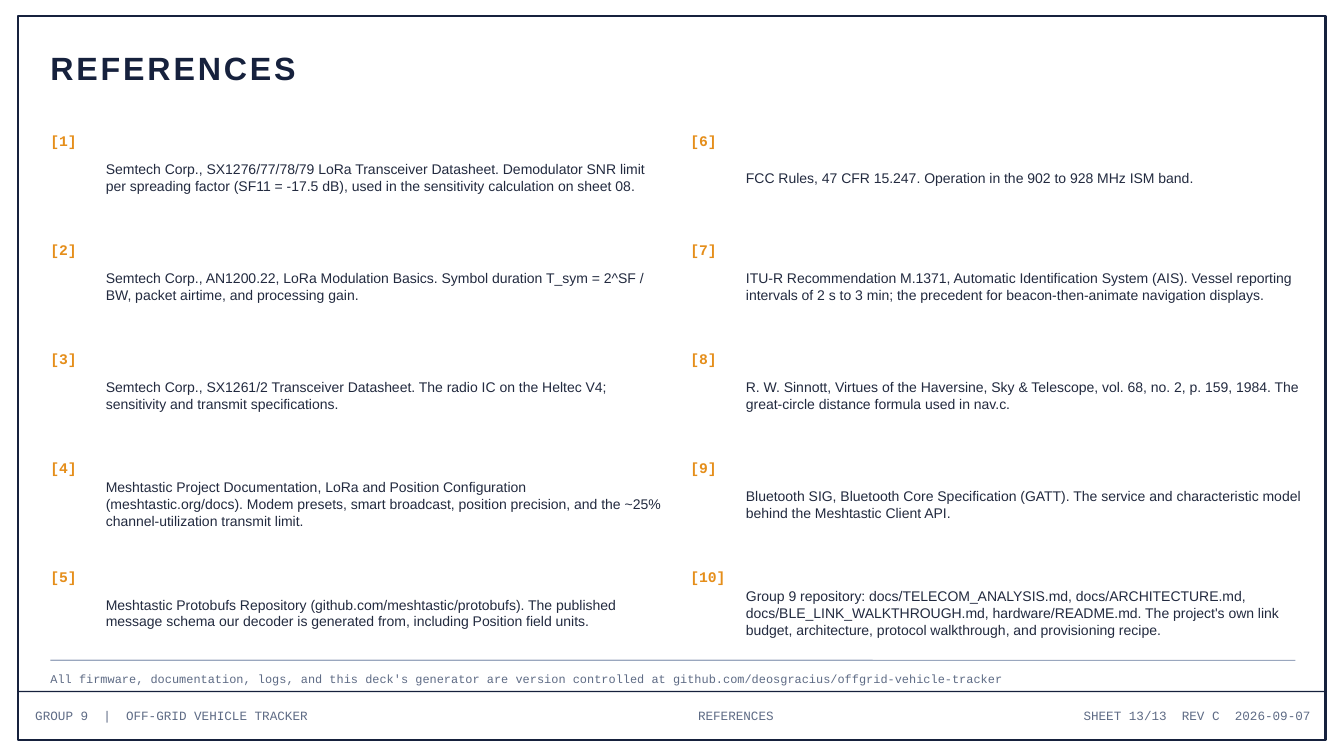
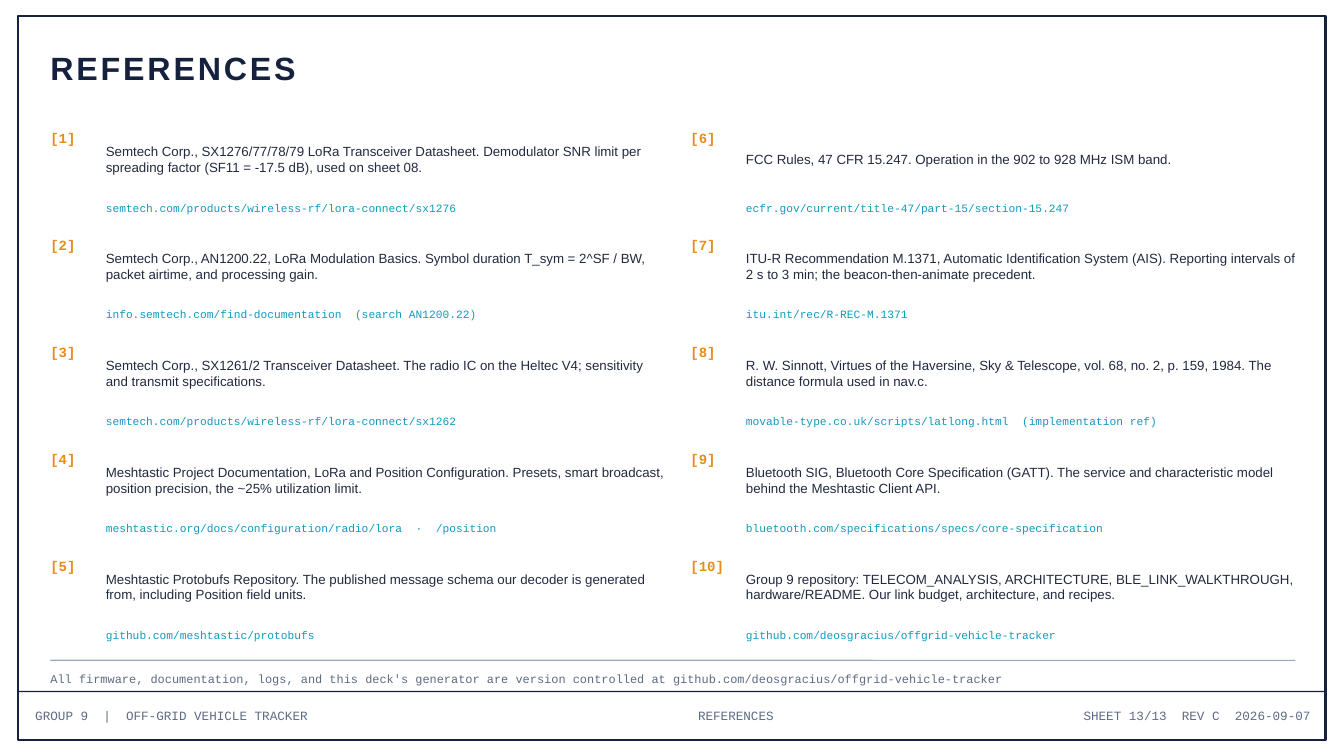
Before and after one commit to deosgracius/offgrid-vehicle-tracker, a slide deck: slide 13 of docs/presentations/Group9_Presentation3_Week3.pptx. Drawn at 1344x756 pixels with LibreOffice and Linux fonts; fonts in the diff are those of the drawing. Boxes give left, top, right and bottom in pixels: in the first picture for what was removed or moved away, otherwise in the second. Text is boxed around its words. In the diff, an @@ line names an element or a change of style, - is before the commit and + after.

```diff
--- a/docs/presentations/Group9_Presentation3_Week3.pptx
+++ b/docs/presentations/Group9_Presentation3_Week3.pptx
@@ text at (x1=106, y1=146, x2=641, y2=175): text changed; size 10 to 9.5 pt @@
-Semtech Corp., SX1276/77/78/79 LoRa Transceiver Datasheet. Demodulator SNR limit per spreading factor (SF11 = -17.5 dB), used in the sensitivity calculation on sheet 08.
+Semtech Corp., SX1276/77/78/79 LoRa Transceiver Datasheet. Demodulator SNR limit per spreading factor (SF11 = -17.5 dB), used on sheet 08.
@@ text added at (x1=106, y1=204, x2=456, y2=214), 8 pt, text #1199BD @@
+semtech.com/products/wireless-rf/lora-connect/sx1276
@@ text added at (x1=746, y1=204, x2=1069, y2=215), 8 pt, text #1199BD @@
+ecfr.gov/current/title-47/part-15/section-15.247
@@ text at (x1=746, y1=253, x2=1295, y2=282): text changed; size 10 to 9.5 pt @@
-ITU-R Recommendation M.1371, Automatic Identification System (AIS). Vessel reporting intervals of 2 s to 3 min; the precedent for beacon-then-animate navigation displays.
+ITU-R Recommendation M.1371, Automatic Identification System (AIS). Reporting intervals of 2 s to 3 min; the beacon-then-animate precedent.
@@ text added at (x1=106, y1=311, x2=476, y2=321), 8 pt, text #1199BD @@
+info.semtech.com/find-documentation (search AN1200.22)
@@ text added at (x1=746, y1=311, x2=908, y2=318), 8 pt, text #1199BD @@
+itu.int/rec/R-REC-M.1371
@@ text "Semtech Corp., SX1261/2 Transceiver Datasheet. ..." moved from (x1=106, y1=382, x2=607, y2=412) to (x1=106, y1=360, x2=642, y2=389) @@
@@ text at (x1=746, y1=360, x2=1272, y2=386): text changed; size 10 to 9.5 pt @@
-R. W. Sinnott, Virtues of the Haversine, Sky & Telescope, vol. 68, no. 2, p. 159, 1984. The great-circle distance formula used in nav.c.
+R. W. Sinnott, Virtues of the Haversine, Sky & Telescope, vol. 68, no. 2, p. 159, 1984. The distance formula used in nav.c.
@@ text added at (x1=106, y1=417, x2=456, y2=427), 8 pt, text #1199BD @@
+semtech.com/products/wireless-rf/lora-connect/sx1262
@@ text added at (x1=746, y1=417, x2=1157, y2=428), 8 pt, text #1199BD @@
+movable-type.co.uk/scripts/latlong.html (implementation ref)
@@ size 10 to 9.5 pt in 4 elements at (x1=746, y1=154, x2=1171, y2=167), (x1=106, y1=253, x2=645, y2=282), (x1=106, y1=360, x2=642, y2=389), (x1=746, y1=467, x2=1273, y2=493) @@
@@ text "Bluetooth SIG, Bluetooth Core Specification ..." moved from (x1=746, y1=491, x2=1301, y2=518) to (x1=746, y1=467, x2=1273, y2=493) @@
@@ text at (x1=106, y1=467, x2=664, y2=496): text changed; size 10 to 9.5 pt @@
-Meshtastic Project Documentation, LoRa and Position Configuration (meshtastic.org/docs). Modem presets, smart broadcast, position precision, and the ~25% channel-utilization transmit limit.
+Meshtastic Project Documentation, LoRa and Position Configuration. Presets, smart broadcast, position precision, the ~25% utilization limit.
@@ text added at (x1=106, y1=524, x2=497, y2=535), 8 pt, text #1199BD @@
+meshtastic.org/docs/configuration/radio/lora · /position
@@ text added at (x1=746, y1=524, x2=1103, y2=535), 8 pt, text #1199BD @@
+bluetooth.com/specifications/specs/core-specification
@@ size 10.5 to 10 pt in 10 elements at (x1=50, y1=133, x2=75, y2=146), (x1=690, y1=133, x2=715, y2=146), (x1=50, y1=240, x2=75, y2=253), (x1=690, y1=240, x2=715, y2=253), (x1=50, y1=347, x2=75, y2=360), (x1=690, y1=347, x2=715, y2=360), (x1=50, y1=454, x2=75, y2=467), (x1=690, y1=454, x2=715, y2=467), (x1=50, y1=561, x2=75, y2=574), (x1=690, y1=561, x2=723, y2=574) @@
@@ 4 texts moved together from (x1=50, y1=462, x2=725, y2=585) to (x1=50, y1=454, x2=723, y2=574) @@
@@ text at (x1=106, y1=574, x2=645, y2=602): text changed; size 10 to 9.5 pt @@
-Meshtastic Protobufs Repository (github.com/meshtastic/protobufs). The published message schema our decoder is generated from, including Position field units.
+Meshtastic Protobufs Repository. The published message schema our decoder is generated from, including Position field units.
@@ text at (x1=746, y1=574, x2=1293, y2=602): text changed; size 10 to 9.5 pt @@
-Group 9 repository: docs/TELECOM_ANALYSIS.md, docs/ARCHITECTURE.md, docs/BLE_LINK_WALKTHROUGH.md, hardware/README.md. The project's own link budget, architecture, protocol walkthrough, and provisioning recipe.
+Group 9 repository: TELECOM_ANALYSIS, ARCHITECTURE, BLE_LINK_WALKTHROUGH, hardware/README. Our link budget, architecture, and recipes.
@@ text added at (x1=106, y1=631, x2=315, y2=642), 8 pt, text #1199BD @@
+github.com/meshtastic/protobufs
@@ text added at (x1=746, y1=631, x2=1056, y2=642), 8 pt, text #1199BD @@
+github.com/deosgracius/offgrid-vehicle-tracker
```
Also in this commit, not shown: 1 other slide changed, 2 other files.
